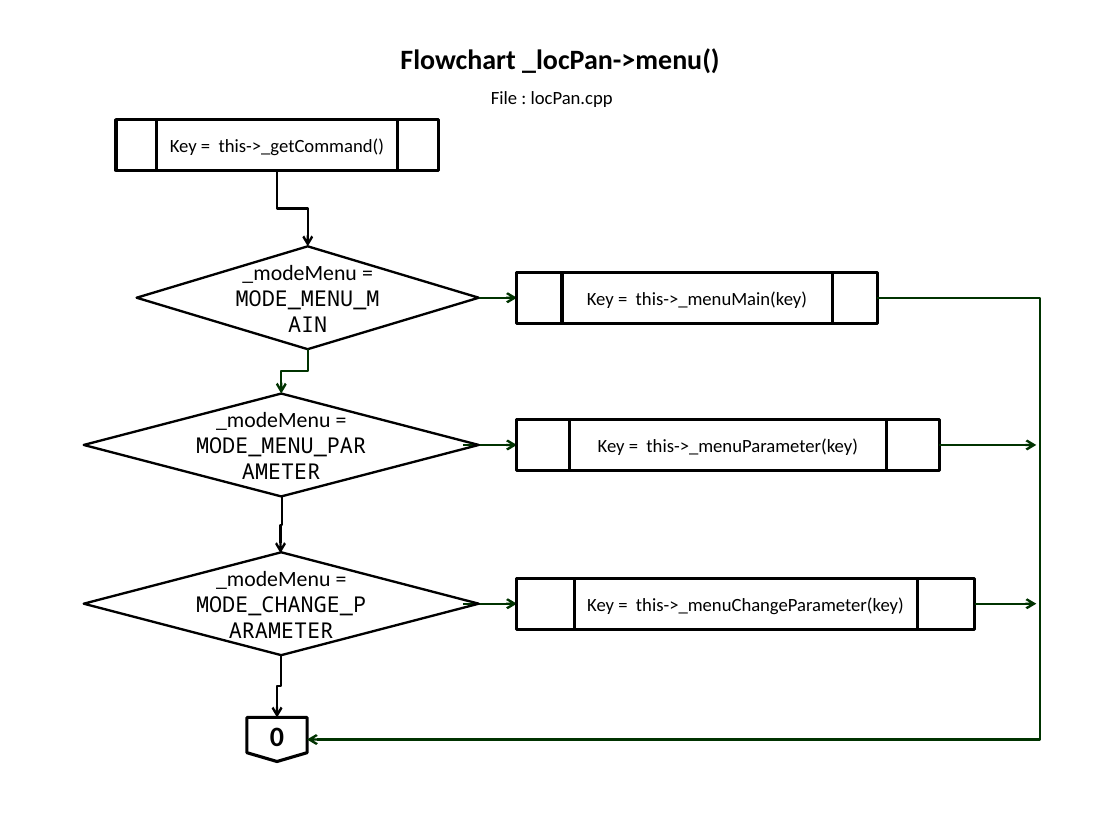
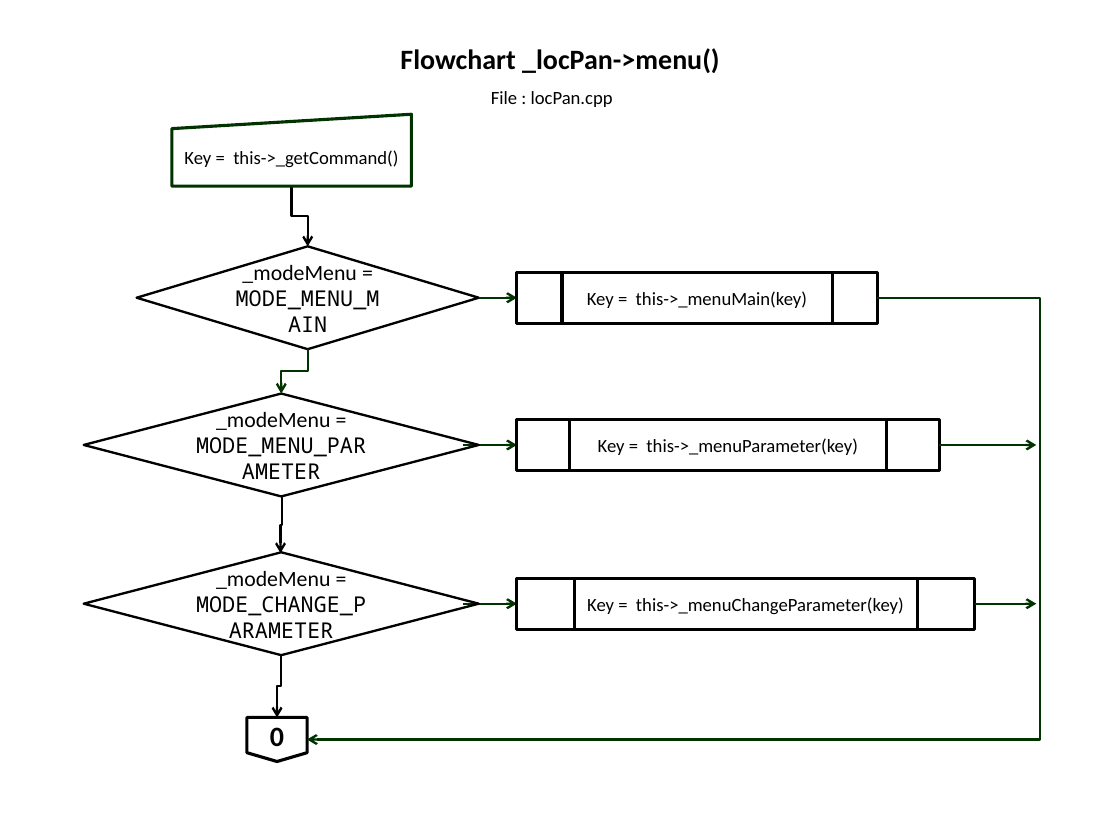
Before and after one commit to slametsampon/WFPS, a slide deck: slide 15 of resources/WFPS.pptx (slide 14 before the commit). Drawn at 1120x840 pixels with LibreOffice and Linux fonts; fonts in the diff are those of the drawing; background and template pictures are left out. Boxes give left, top, right and bottom in pixels: in the first picture for what was removed or moved away, otherwise in the second. Text is boxed around its words. In the diff, an @@ line names an element or a change of style, - is before the commit and + after.

Commit message:
update flowchart input/output

```diff
--- a/resources/WFPS.pptx
+++ b/resources/WFPS.pptx
@@ flow chart manual input "Key = this->_getCommand()": place and size @@
-flow chart manual input "Key = this->_getCommand()" at box(116, 120, 439, 170)
+flow chart manual input "Key = this->_getCommand()" at box(172, 114, 412, 186)
@@ flow chart manual input "Key = this->_getCommand()" at box(172, 114, 412, 186): flow chart predefined process to flow chart manual input; outline #000000 2 pt to #003300 2 pt @@
@@ elbow arrow moved from (277, 170) - (308, 246) to (291, 186) - (308, 246) @@
```
Also in this commit, not shown: 4 other slides changed, 1 slide added.
